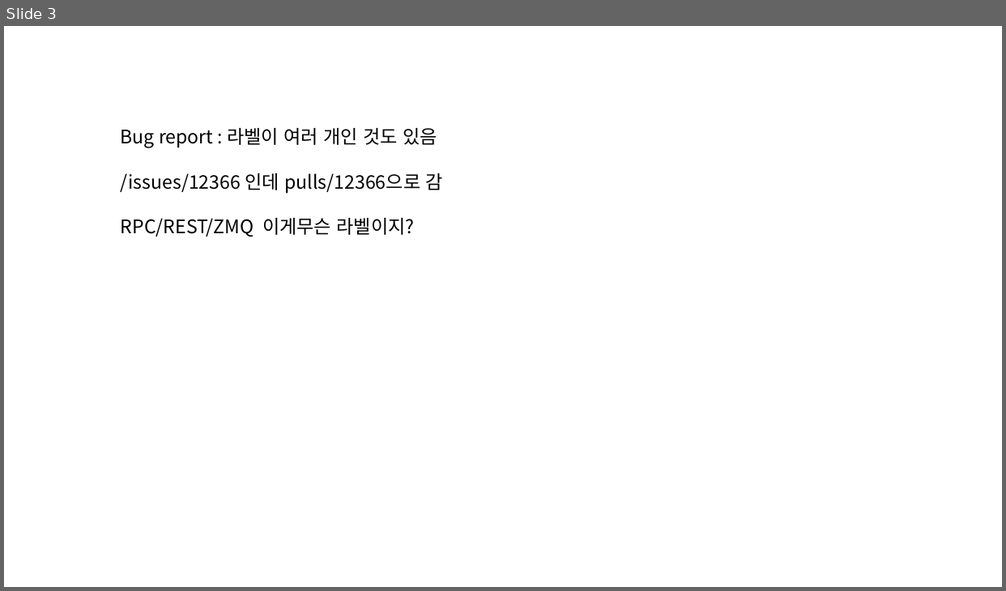
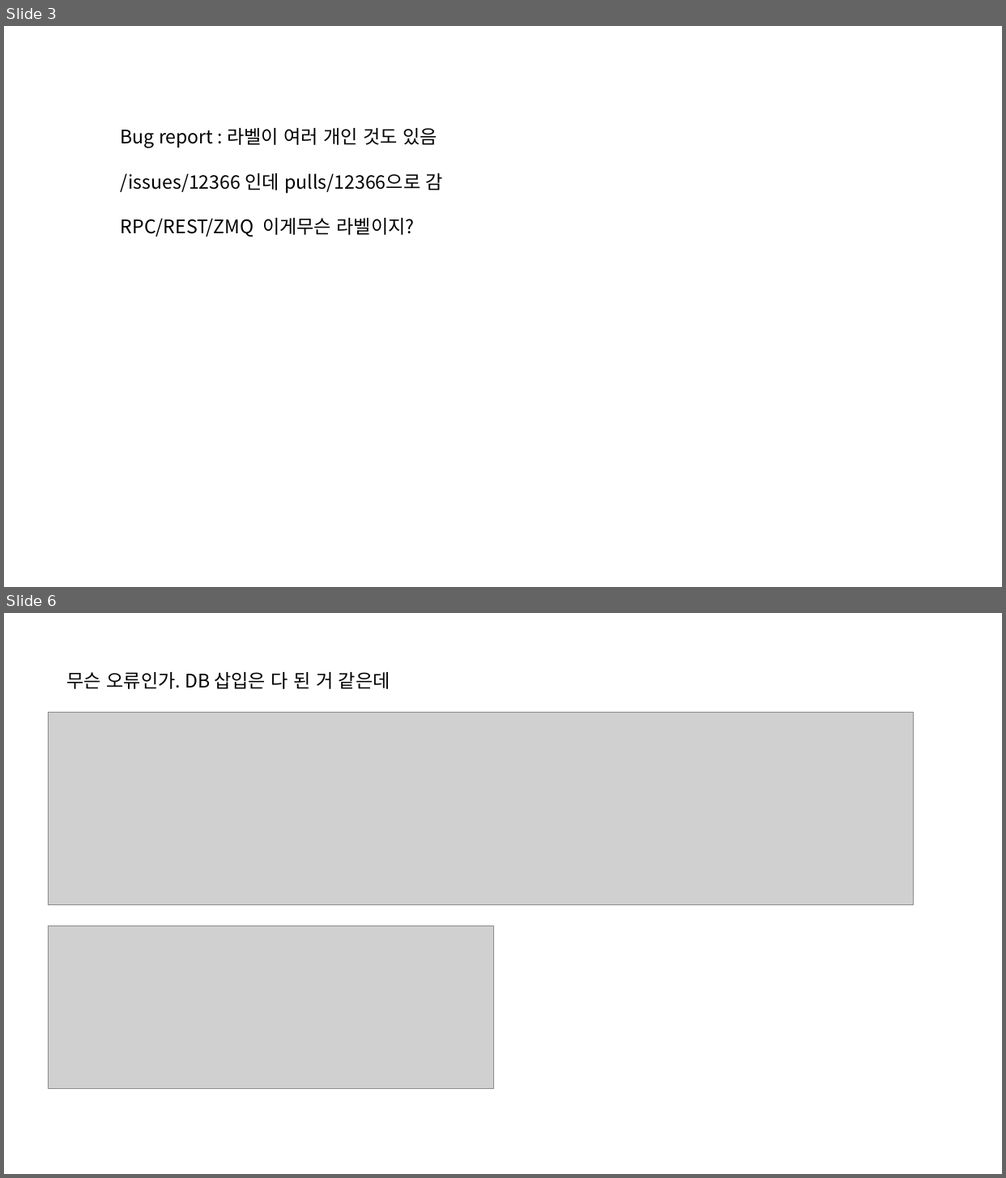
Before and after one commit to Agnes-Kim/finderror, a slide deck: 계획.pptx. Shown one above the other, each under a label of ours: slide 3 before the commit, slides 3 and 6 after it; the slides between them are not shown. The pictures are 1006x591 and 1006x1178 pixels, drawn with LibreOffice and Linux fonts; fonts in the diff are those of the drawing; grey boxes stand for pictures. Boxes give left, top, right and bottom in pixels: in the first picture for what was removed or moved away, otherwise in the second. Text is boxed around its words. In the diff, an @@ line names an element or a change of style, - is before the commit and + after.

```diff
--- a/계획.pptx
+++ b/계획.pptx
@@ slide 6 added at (4,613,1002,1174), background #FFFFFF @@
@@ text added at (67,672,390,689), 18 pt, text #000000 @@
+무슨 오류인가. DB 삽입은 다 된 거 같은데
@@ picture added at (49,713,913,905) @@
@@ picture added at (49,926,493,1090) @@
```
Also in this commit, not shown: 1 slide changed, 6 other slides added.
